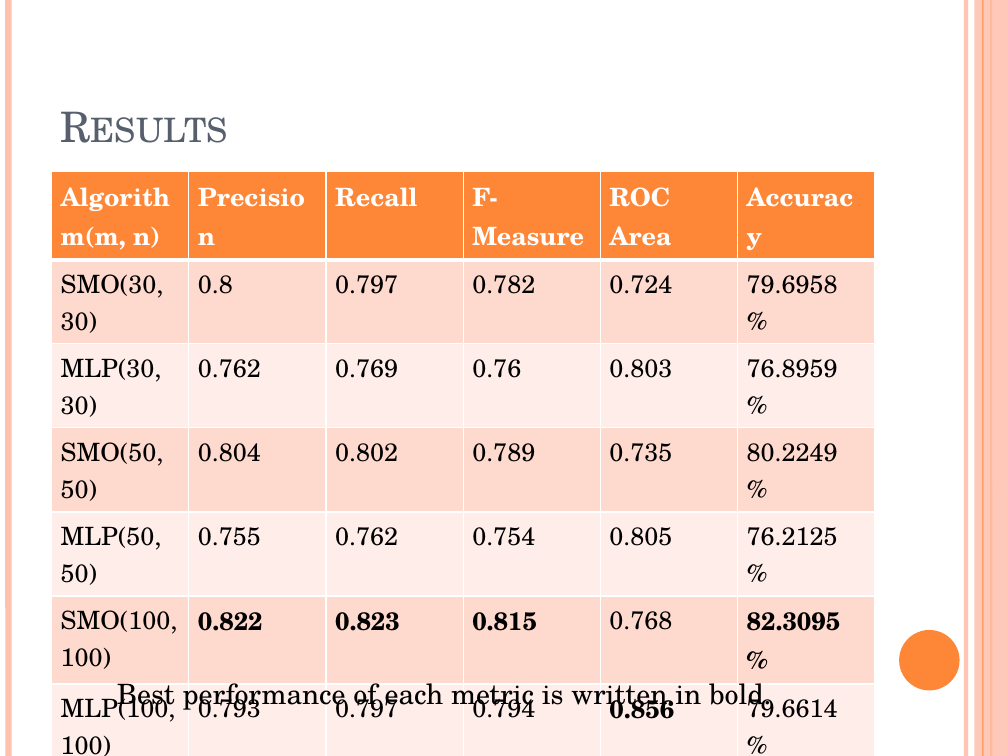
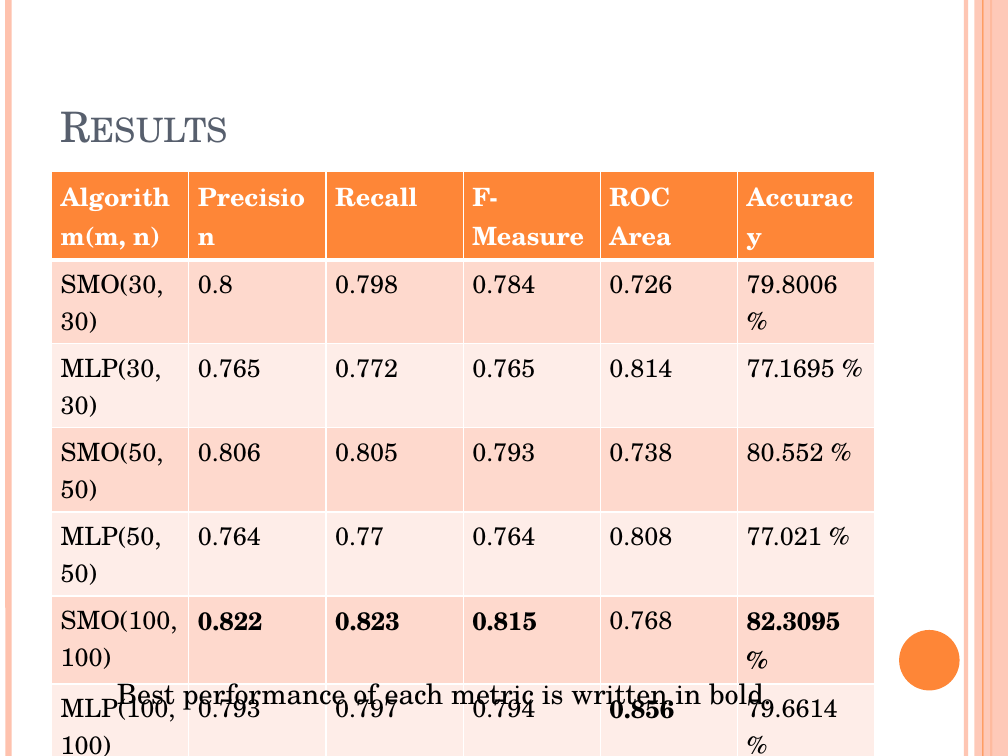
Before and after one commit to ttang10/Organization_Detection_ML, a slide deck: slide 20 of Organization Detection.pptx. Drawn at 1008x756 pixels with LibreOffice and Linux fonts; fonts in the diff are those of the drawing. Boxes give left, top, right and bottom in pixels: in the first picture for what was removed or moved away, otherwise in the second. Text is boxed around its words. In the diff, an @@ line names an element or a change of style, - is before the commit and + after.

```diff
--- a/Organization Detection.pptx
+++ b/Organization Detection.pptx
@@ table at (51, 171, 874, 756) @@
-row 2: SMO(30, 30) | 0.8 | 0.797 | 0.782 | 0.724 | 79.6958 %
+row 2: SMO(30, 30) | 0.8 | 0.798 | 0.784 | 0.726 | 79.8006 %
-row 3: MLP(30, 30) | 0.762 | 0.769 | 0.76 | 0.803 | 76.8959 %
+row 3: MLP(30, 30) | 0.765 | 0.772 | 0.765 | 0.814 | 77.1695 %
-row 4: SMO(50, 50) | 0.804 | 0.802 | 0.789 | 0.735 | 80.2249 %
+row 4: SMO(50, 50) | 0.806 | 0.805 | 0.793 | 0.738 | 80.552 %
-row 5: MLP(50, 50) | 0.755 | 0.762 | 0.754 | 0.805 | 76.2125 %
+row 5: MLP(50, 50) | 0.764 | 0.77 | 0.764 | 0.808 | 77.021 %
```
Also in this commit, not shown: 4 other slides changed, 34 other files.
